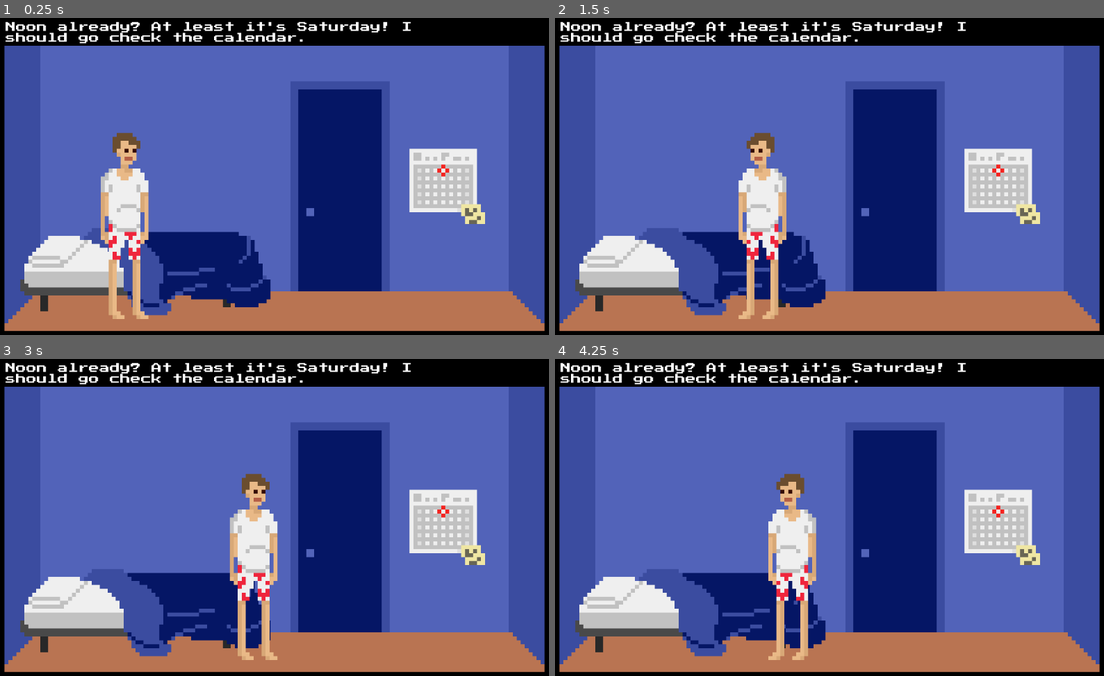
Above: before the commit, frames 1-4 (two rows, left to right).
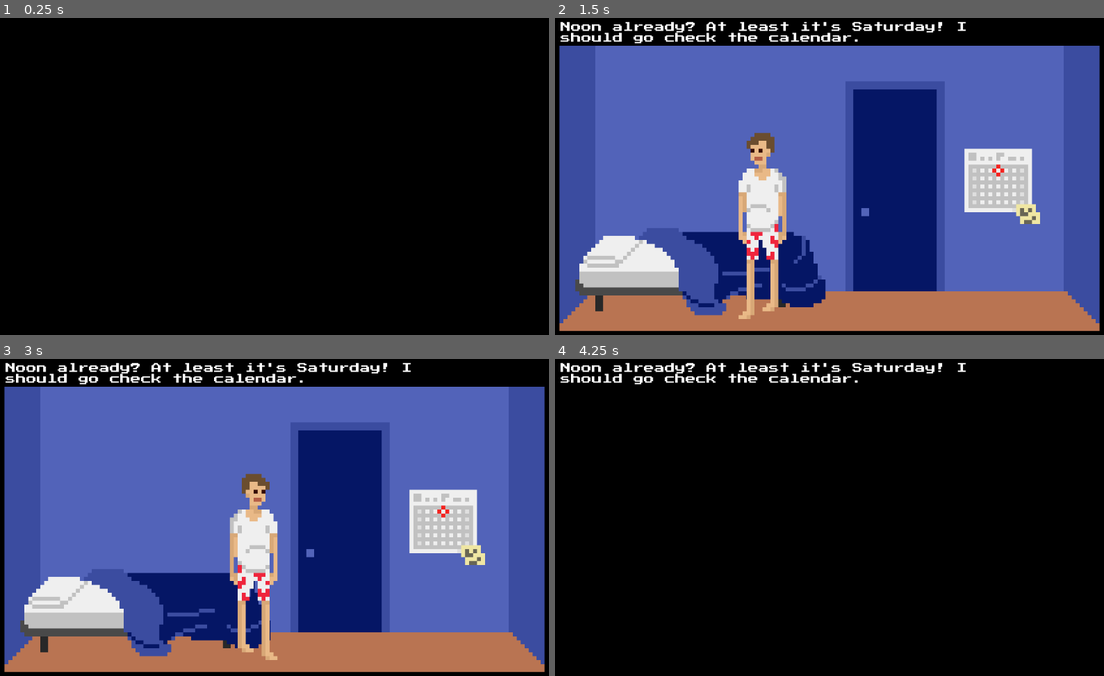
Above: after the commit, the same moments.

Repository: lthammond/CS315-midterm-Halfway_There
Game: Godot game, scene res://src/Bedroom.tscn
The game is run twice, just before and just after one commit, with the same random seed, the same clock (stepped at 60 frames per second) and the same inputs. This scene is started directly instead of the project's main scene.
Inputs:
- Up to frame 1 (0.25 s): no input
- Up to frame 2 (1.5 s): tap Enter at 0.5 s; hold Right (move_right) 0.53-1.28 s; hold Up (interact) 0.53-1.28 s; hold Left (move_left) from 1.28 s (still down); tap Up (interact) at 1.35 s
- Up to frame 3 (3 s): release Left (move_left) at 2.03 s; hold Up (interact) 2.03-2.78 s; hold Right (move_right) from 2.03 s (still down); tap Up (interact) at 2.85 s
- Up to frame 4 (4.25 s): release Right (move_right) at 3.53 s; hold Left (move_left) from 3.53 s (still down); hold Up (interact) from 3.53 s (still down)

The runs differ from the first frame. In frame 1, 90% of the frame differs, in the area x 0-100%, y 1-99%; in frame 2, less than 0.1%; in frame 3, less than 0.1%; in frame 4, 89%.

Commit message:
Add player clothing change functionality

Diff:
--- a/project/src/Bedroom.gd
+++ b/project/src/Bedroom.gd
@@ -1,21 +1,27 @@
 extends Node2D
 
 func _ready():
+	if PlayerPositionThroughDoor.door_name:
+		var door_node = find_node(PlayerPositionThroughDoor.door_name)
+		if door_node:
+			$Player.global_position = door_node.global_position
+
+	yield(get_tree().create_timer(1), "timeout")
 	if !GlobalDialogVariables.wakeUpTextRead:
 		$HUD/Dialog/WakeUpTextLabel.show()
 		yield(get_tree().create_timer(5), "timeout")
 		$HUD/Dialog/WakeUpTextLabel.hide()
 		GlobalDialogVariables.wakeUpTextRead = true
 
-	if PlayerPositionThroughDoor.door_name:
-		var door_node = find_node(PlayerPositionThroughDoor.door_name)
-		if door_node:
-			$Player.global_position = door_node.global_position
+
 
 
 func _on_Calendar_start_interaction():
+	$Player.active = false
 	$Calendar/Interaction/AnimationPlayer.play("Fade_Dark")
 	yield(get_tree().create_timer(8), "timeout")
 	$Calendar/Interaction/AnimationPlayer.play("Zoom_on_tasks")
 	yield(get_tree().create_timer(4.5), "timeout")
 	$Calendar/Interaction/AnimationPlayer.play("Fade_light")
+	yield(get_tree().create_timer(2), "timeout")
+	$Player.active = true
--- a/project/src/Bedroom.tscn
+++ b/project/src/Bedroom.tscn
@@ -212,6 +212,7 @@
 }
 
 [node name="WakeUpTextLabel" type="RichTextLabel" parent="HUD/Dialog"]
+visible = false
 margin_right = 881.731
 margin_bottom = 52.1255
 custom_fonts/normal_font = SubResource( 4 )
--- a/project/src/Door.tscn
+++ b/project/src/Door.tscn
@@ -60,7 +60,6 @@
 transform = Transform2D( 2, 0, 0, 2, -1100, -650 )
 
 [node name="ColorRect" type="ColorRect" parent="ScreenFader"]
-visible = false
 anchor_right = 1.0
 anchor_bottom = 1.0
 margin_left = 176.777
--- a/project/src/GlobalDialogVariables.gd
+++ b/project/src/GlobalDialogVariables.gd
@@ -1,6 +1,7 @@
 extends Node
 
 var wakeUpTextRead := false
+var underwear_deactivated := false
 var calendarPreviouslyTriggered := false
 var hallwayTextRead := false
 var tradingCardsRecieved := false
--- a/project/src/MainMenu.gd
+++ b/project/src/MainMenu.gd
@@ -5,6 +5,7 @@
 
 func _on_PlayButton_pressed():
 	$Background.texture = load("res://assets/backgrounds/menubackground2.png")
-	yield(get_tree().create_timer(1), "timeout")
+	$AnimationPlayer.play("Fade_out")
+	yield(get_tree().create_timer(3), "timeout")
 	if get_tree().change_scene("res://src/Bedroom.tscn") != OK:
 		print ("An unexpected error occured while trying to switch to Bedroom scene")
--- a/project/src/MainMenu.tscn
+++ b/project/src/MainMenu.tscn
@@ -32,6 +32,22 @@
 "values": [ Vector2( 0, -135 ), Vector2( 0, 0 ) ]
 }
 
+[sub_resource type="Animation" id=4]
+resource_name = "Fade_out"
+length = 2.0
+tracks/0/type = "value"
+tracks/0/path = NodePath("ColorRect:color")
+tracks/0/interp = 1
+tracks/0/loop_wrap = true
+tracks/0/imported = false
+tracks/0/enabled = true
+tracks/0/keys = {
+"times": PoolRealArray( 0, 2 ),
+"transitions": PoolRealArray( 1, 1 ),
+"update": 0,
+"values": [ Color( 0, 0, 0, 0 ), Color( 0, 0, 0, 1 ) ]
+}
+
 [sub_resource type="DynamicFont" id=2]
 size = 30
 font_data = ExtResource( 3 )
@@ -56,6 +72,17 @@
 
 [node name="AnimationPlayer" type="AnimationPlayer" parent="."]
 anims/Drop_title = SubResource( 1 )
+anims/Fade_out = SubResource( 4 )
+
+[node name="ColorRect" type="ColorRect" parent="."]
+anchor_right = 1.0
+anchor_bottom = 1.0
+margin_top = 2.82843
+margin_bottom = 2.82843
+color = Color( 0, 0, 0, 0 )
+__meta__ = {
+"_edit_use_anchors_": false
+}
 
 [node name="Title" type="CanvasLayer" parent="."]
 offset = Vector2( 0, -100 )
--- a/project/src/Player.gd
+++ b/project/src/Player.gd
@@ -4,7 +4,25 @@
 var gravity := 100000
 var run_speed := 150
 var friction := 10
+var walk := ""
+var idle := ""
+var active := true
 
+func _ready():
+	var room := get_tree().get_current_scene().get_name()
+	if room == "Bedroom" and !GlobalDialogVariables.underwear_deactivated:
+		walk = "Underwear_walk"
+		idle = "Underwear_idle"
+		GlobalDialogVariables.underwear_deactivated = true
+	elif room == "WorkoutRoom":
+		walk = "Workout_walk"
+		idle = "Workout_idle"
+	elif room == "FrontYard":
+		walk = "CasualShoes_walk"
+		idle = "CasualShoes_idle"
+	else:
+		walk = "Casual_walk"
+		idle = "Casual_idle"
 
 func _physics_process(_delta):
 	velocity.y += gravity
@@ -14,19 +32,20 @@
 func _process(_delta):
 	velocity.x = clamp(velocity.x, -150, 150)
 
-	if Input.is_action_pressed('move_right'):
-		velocity.x += run_speed
-		$Sprite.scale.x = 8
-		if  velocity.y == 0.0:
-			pass
-			#$AnimatedSprite.play("walk 1")
+	if Input.is_action_pressed('move_right') and !Input.is_action_pressed('move_left'):
+		if active:
+			velocity.x += run_speed
+			$AnimatedSprite.scale.x = 8
+			if  velocity.y == 0.0:
+				$AnimatedSprite.play(walk)
 
-	if Input.is_action_pressed('move_left'):
-		velocity.x -= run_speed
-		$Sprite.scale.x = -8
-		if  velocity.y == 0.0:
-			pass
-			#$AnimatedSprite.play("walk 1")
+	if Input.is_action_pressed('move_left') and !Input.is_action_pressed('move_right'):
+		if active:
+			velocity.x -= run_speed
+			$AnimatedSprite.scale.x = -8
+			if  velocity.y == 0.0:
+				pass
+				$AnimatedSprite.play(walk)
 
 	else:
 		if velocity.x < 0.0:
@@ -34,5 +53,4 @@
 		if velocity.x > 0.0:
 			velocity.x -= friction
 		if velocity == Vector2(0.0, 0.0):
-			pass
-			#$AnimatedSprite.animation = "idle 1"
+			$AnimatedSprite.animation = idle
--- a/project/src/Player.tscn
+++ b/project/src/Player.tscn
@@ -1,7 +1,133 @@
-[gd_scene load_steps=4 format=2]
+[gd_scene load_steps=28 format=2]
 
-[ext_resource path="res://assets/sprites/playerUnderwear.png" type="Texture" id=1]
+[ext_resource path="res://assets/sprites/playerWorkoutSpriteSheet.png" type="Texture" id=1]
 [ext_resource path="res://src/Player.gd" type="Script" id=2]
+[ext_resource path="res://assets/sprites/playerCasualShoesSpriteSheet.png" type="Texture" id=3]
+[ext_resource path="res://assets/sprites/playerCasualSpriteSheet.png" type="Texture" id=4]
+[ext_resource path="res://assets/sprites/playerUnderwearSpriteSheet.png" type="Texture" id=5]
+
+[sub_resource type="AtlasTexture" id=10]
+atlas = ExtResource( 3 )
+region = Rect2( 0, 0, 12, 47 )
+
+[sub_resource type="AtlasTexture" id=11]
+atlas = ExtResource( 3 )
+region = Rect2( 12, 0, 12, 47 )
+
+[sub_resource type="AtlasTexture" id=12]
+atlas = ExtResource( 3 )
+region = Rect2( 24, 0, 12, 47 )
+
+[sub_resource type="AtlasTexture" id=13]
+atlas = ExtResource( 3 )
+region = Rect2( 36, 0, 12, 47 )
+
+[sub_resource type="AtlasTexture" id=20]
+atlas = ExtResource( 3 )
+region = Rect2( 12, 0, 12, 47 )
+
+[sub_resource type="AtlasTexture" id=21]
+atlas = ExtResource( 4 )
+region = Rect2( 12, 0, 12, 47 )
+
+[sub_resource type="AtlasTexture" id=19]
+atlas = ExtResource( 5 )
+region = Rect2( 12, 0, 12, 47 )
+
+[sub_resource type="AtlasTexture" id=6]
+atlas = ExtResource( 1 )
+region = Rect2( 0, 0, 12, 47 )
+
+[sub_resource type="AtlasTexture" id=7]
+atlas = ExtResource( 1 )
+region = Rect2( 12, 0, 12, 47 )
+
+[sub_resource type="AtlasTexture" id=8]
+atlas = ExtResource( 1 )
+region = Rect2( 24, 0, 12, 47 )
+
+[sub_resource type="AtlasTexture" id=9]
+atlas = ExtResource( 1 )
+region = Rect2( 36, 0, 12, 47 )
+
+[sub_resource type="AtlasTexture" id=2]
+atlas = ExtResource( 5 )
+region = Rect2( 0, 0, 12, 47 )
+
+[sub_resource type="AtlasTexture" id=3]
+atlas = ExtResource( 5 )
+region = Rect2( 12, 0, 12, 47 )
+
+[sub_resource type="AtlasTexture" id=4]
+atlas = ExtResource( 5 )
+region = Rect2( 24, 0, 12, 47 )
+
+[sub_resource type="AtlasTexture" id=5]
+atlas = ExtResource( 5 )
+region = Rect2( 36, 0, 12, 47 )
+
+[sub_resource type="AtlasTexture" id=22]
+atlas = ExtResource( 1 )
+region = Rect2( 12, 0, 12, 47 )
+
+[sub_resource type="AtlasTexture" id=14]
+atlas = ExtResource( 4 )
+region = Rect2( 0, 0, 12, 47 )
+
+[sub_resource type="AtlasTexture" id=15]
+atlas = ExtResource( 4 )
+region = Rect2( 12, 0, 12, 47 )
+
+[sub_resource type="AtlasTexture" id=16]
+atlas = ExtResource( 4 )
+region = Rect2( 24, 0, 12, 47 )
+
+[sub_resource type="AtlasTexture" id=17]
+atlas = ExtResource( 4 )
+region = Rect2( 36, 0, 12, 47 )
+
+[sub_resource type="SpriteFrames" id=18]
+animations = [ {
+"frames": [ SubResource( 10 ), SubResource( 11 ), SubResource( 12 ), SubResource( 13 ) ],
+"loop": true,
+"name": "CasualShoes_walk",
+"speed": 5.0
+}, {
+"frames": [ SubResource( 20 ) ],
+"loop": true,
+"name": "CasualShoes_idle",
+"speed": 5.0
+}, {
+"frames": [ SubResource( 21 ) ],
+"loop": true,
+"name": "Casual_idle",
+"speed": 5.0
+}, {
+"frames": [ SubResource( 19 ) ],
+"loop": true,
+"name": "Underwear_idle",
+"speed": 5.0
+}, {
+"frames": [ SubResource( 6 ), SubResource( 7 ), SubResource( 8 ), SubResource( 9 ) ],
+"loop": true,
+"name": "Workout_walk",
+"speed": 5.0
+}, {
+"frames": [ SubResource( 2 ), SubResource( 3 ), SubResource( 4 ), SubResource( 5 ) ],
+"loop": true,
+"name": "Underwear_walk",
+"speed": 5.0
+}, {
+"frames": [ SubResource( 22 ) ],
+"loop": true,
+"name": "Workout_idle",
+"speed": 5.0
+}, {
+"frames": [ SubResource( 14 ), SubResource( 15 ), SubResource( 16 ), SubResource( 17 ) ],
+"loop": true,
+"name": "Casual_walk",
+"speed": 5.0
+} ]
 
 [sub_resource type="RectangleShape2D" id=1]
 extents = Vector2( 48, 188 )
@@ -9,10 +135,11 @@
 [node name="Player" type="KinematicBody2D"]
 script = ExtResource( 2 )
 
-[node name="Sprite" type="Sprite" parent="."]
+[node name="AnimatedSprite" type="AnimatedSprite" parent="."]
 position = Vector2( 0, 0.10511 )
 scale = Vector2( 8, 8 )
-texture = ExtResource( 1 )
+frames = SubResource( 18 )
+animation = "Workout_idle"
 
 [node name="CollisionShape2D" type="CollisionShape2D" parent="."]
 shape = SubResource( 1 )
Not shown, added: project/assets/sprites/playerCasual-sheet.png.import
Not shown, added: project/assets/sprites/playerCasualShoes-sheet.png.import
Binary file added: project/assets/sprites/playerCasualShoesSpriteSheet.png
Not shown, added: project/assets/sprites/playerCasualShoesSpriteSheet.png.import
Binary file added: project/assets/sprites/playerCasualSpriteSheet.png
Not shown, added: project/assets/sprites/playerCasualSpriteSheet.png.import
Binary file added: project/assets/sprites/playerUnderwearSpriteSheet.png
Not shown, added: project/assets/sprites/playerUnderwearSpriteSheet.png.import
Not shown, added: project/assets/sprites/playerWorkout-sheet.png.import
Binary file added: project/assets/sprites/playerWorkoutSpriteSheet.png
Not shown, added: project/assets/sprites/playerWorkoutSpriteSheet.png.import
Not shown: 8 places in project/src/Hallway.tscn that only renumber resources
(and 5 more such lines)
